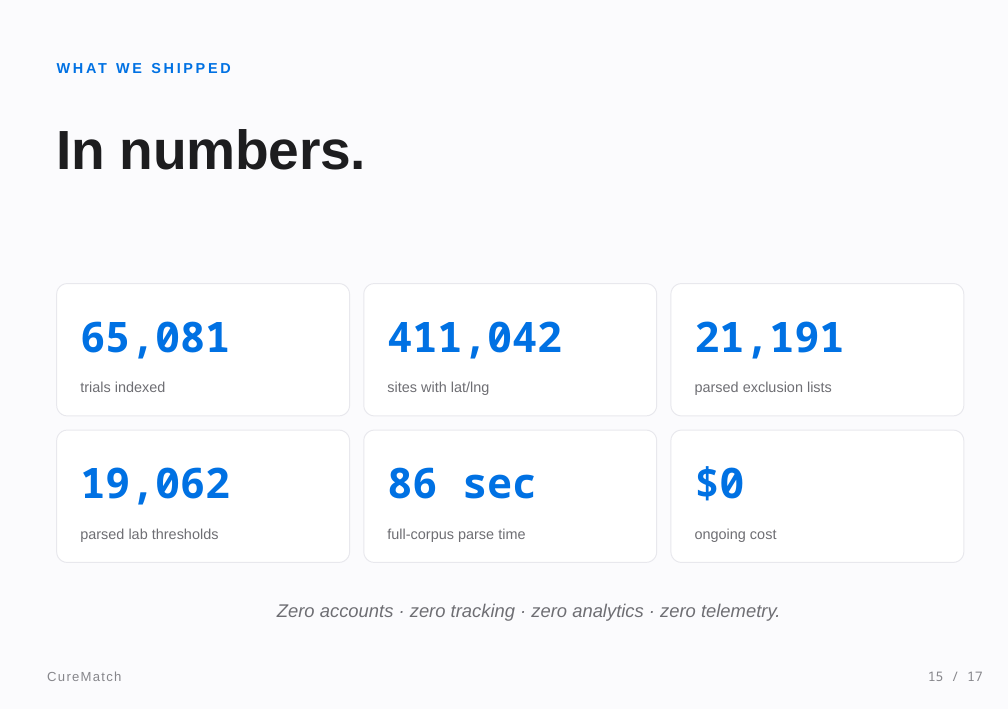
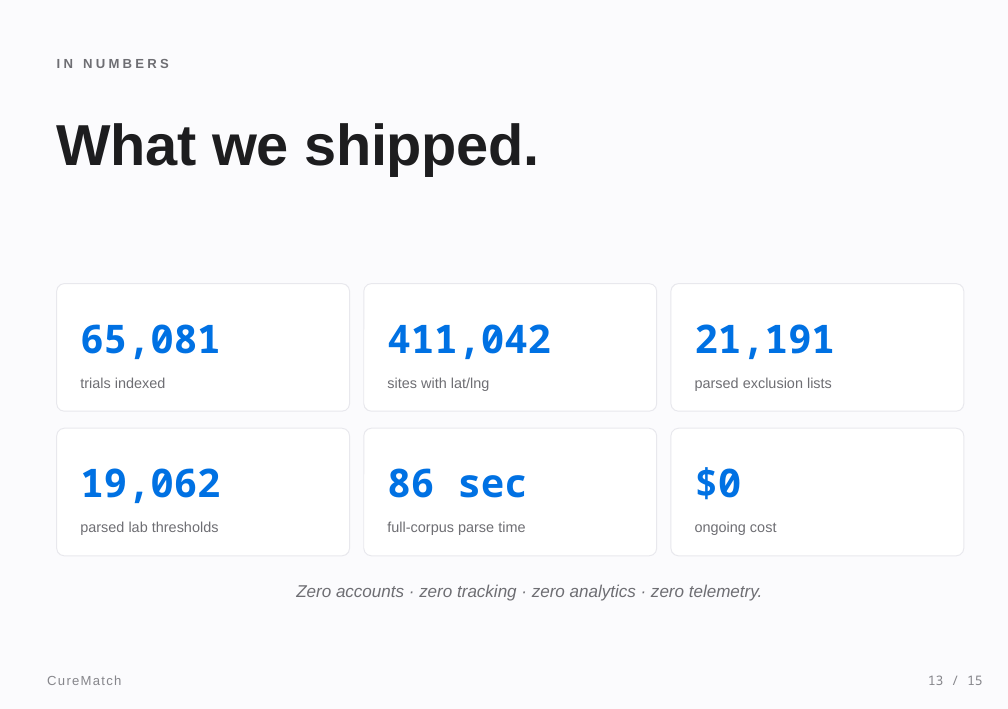
Before and after one commit to meetgajjarx07/curematch, a slide deck: slide 13 of CureMatch_Presentation.pptx (slide 15 before the commit). Drawn at 1008x709 pixels with LibreOffice and Linux fonts; fonts in the diff are those of the drawing. Boxes give left, top, right and bottom in pixels: in the first picture for what was removed or moved away, otherwise in the second. Text is boxed around its words. In the diff, an @@ line names an element or a change of style, - is before the commit and + after.

```diff
--- a/CureMatch_Presentation.pptx
+++ b/CureMatch_Presentation.pptx
@@ text at bbox=[57, 59, 169, 68]: text changed; size 42 to 10 pt; text colour #1D1D1F to #6E6E73 @@
-In numbers.
+IN NUMBERS
@@ text at bbox=[57, 123, 539, 175]: text changed; size 11 to 44 pt; text colour #0071E3 to #1D1D1F @@
-WHAT WE SHIPPED
+What we shipped.
@@ rounded rectangle: place and size @@
-rounded rectangle at bbox=[57, 283, 350, 416]
+rounded rectangle at bbox=[57, 283, 350, 411]
@@ rounded rectangle: place and size @@
-rounded rectangle at bbox=[364, 283, 657, 416]
+rounded rectangle at bbox=[364, 283, 657, 411]
@@ rounded rectangle: place and size @@
-rounded rectangle at bbox=[671, 283, 964, 416]
+rounded rectangle at bbox=[671, 283, 964, 411]
@@ size 32 to 30 pt; line spacing 1.15 to 1.2 in 6 elements at bbox=[80, 468, 221, 503], bbox=[387, 468, 528, 498], bbox=[695, 467, 742, 500], bbox=[80, 324, 221, 359], bbox=[387, 324, 551, 359], bbox=[695, 324, 836, 359] @@
@@ rounded rectangle: place and size @@
-rounded rectangle at bbox=[57, 430, 350, 562]
+rounded rectangle at bbox=[57, 428, 350, 555]
@@ rounded rectangle: place and size @@
-rounded rectangle at bbox=[364, 430, 657, 562]
+rounded rectangle at bbox=[364, 428, 657, 555]
@@ proportions changed in 6 elements at bbox=[57, 283, 350, 411], bbox=[364, 283, 657, 411], bbox=[671, 283, 964, 411], bbox=[57, 428, 350, 555], bbox=[364, 428, 657, 555], bbox=[671, 428, 964, 555] @@
@@ rounded rectangle: place and size @@
-rounded rectangle at bbox=[671, 430, 964, 562]
+rounded rectangle at bbox=[671, 428, 964, 555]
@@ 6 texts: place and size @@
-6 texts at bbox=[80, 381, 832, 542]
+6 texts at bbox=[80, 377, 832, 535]
@@ text "Zero accounts · zero tracking ...": place and size @@
-text "Zero accounts · zero tracking ..." at bbox=[277, 603, 780, 621]
+text "Zero accounts · zero tracking ..." at bbox=[296, 584, 762, 601]
@@ text "Zero accounts · zero tracking ..." at bbox=[296, 584, 762, 601]: size 14 to 13 pt; line spacing 1.15 to 1.2 @@
@@ text "CureMatch" at bbox=[47, 675, 121, 685]: line spacing 1.15 to 1.2 @@
@@ text at bbox=[928, 675, 983, 685]: text changed @@
-15 / 17
+13 / 15
```
Also in this commit, not shown: 8 other slides changed, 6 slides added, 8 slides removed, 2 other files.
